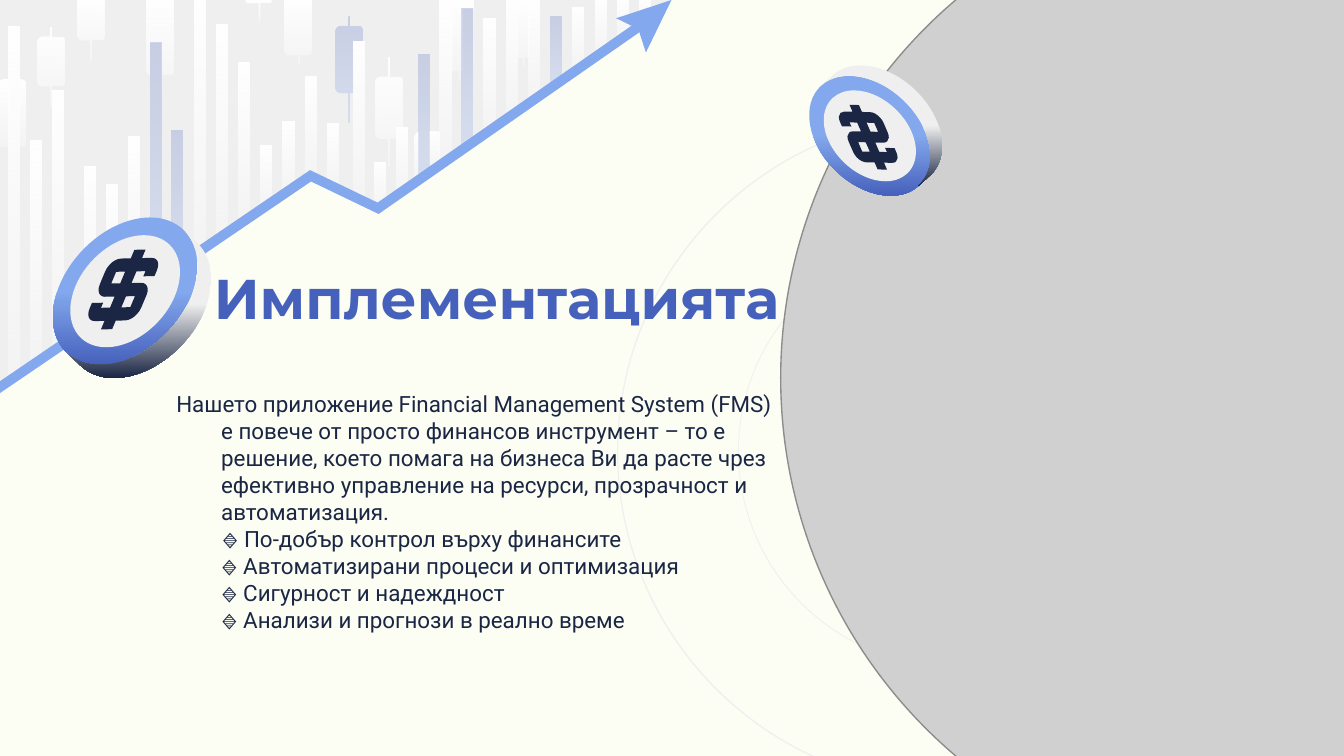
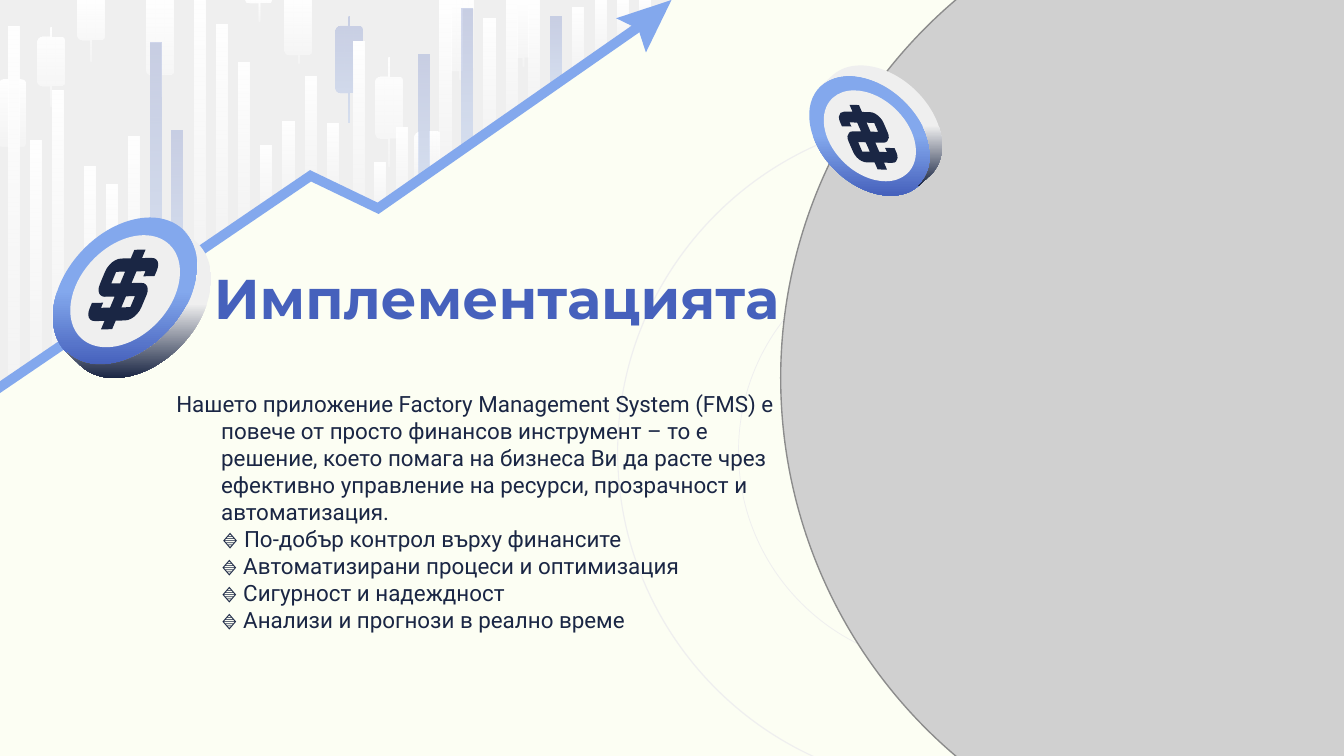
Before and after one commit to KKIvanov22/FMS, a slide deck: slide 5 of documentation/205_presentation.pptx. Drawn at 1344x756 pixels with LibreOffice and Linux fonts; fonts in the diff are those of the drawing; grey boxes stand for pictures. Boxes give left, top, right and bottom in pixels: in the first picture for what was removed or moved away, otherwise in the second. Text is boxed around its words. In the diff, an @@ line names an element or a change of style, - is before the commit and + after.

Commit message:
Update presentation

```diff
--- a/documentation/205_presentation.pptx
+++ b/documentation/205_presentation.pptx
@@ subtitle at <box>176,394,773,524</box>: text changed @@
-Нашето приложение Financial Management System (FMS) е повече от просто финансов инструмент – то е решение, което помага на бизнеса Ви да расте чрез ефективно управление на ресурси, прозрачност и автоматизация.
+Нашето приложение Factory Management System (FMS) е повече от просто финансов инструмент – то е решение, което помага на бизнеса Ви да расте чрез ефективно управление на ресурси, прозрачност и автоматизация.
```
